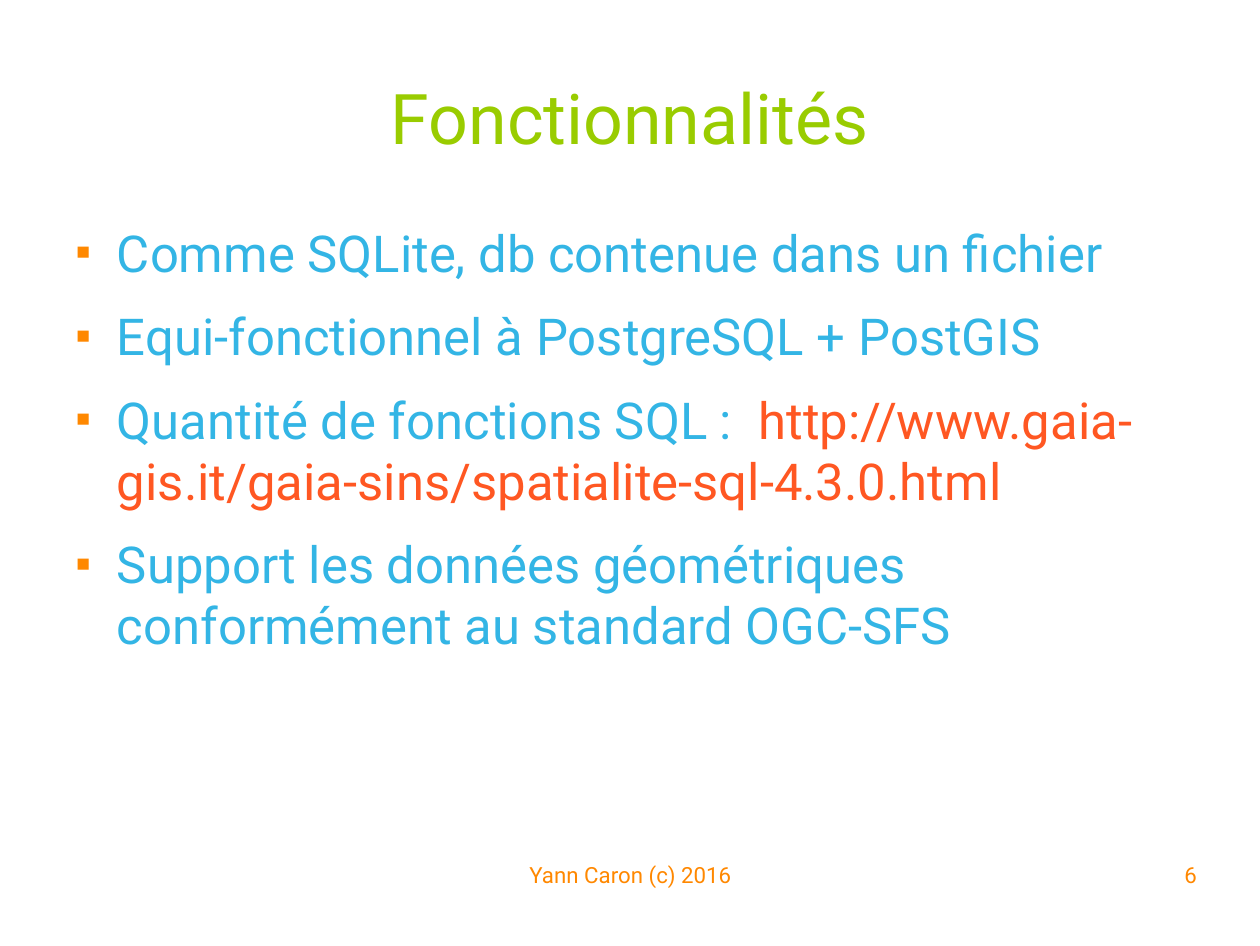
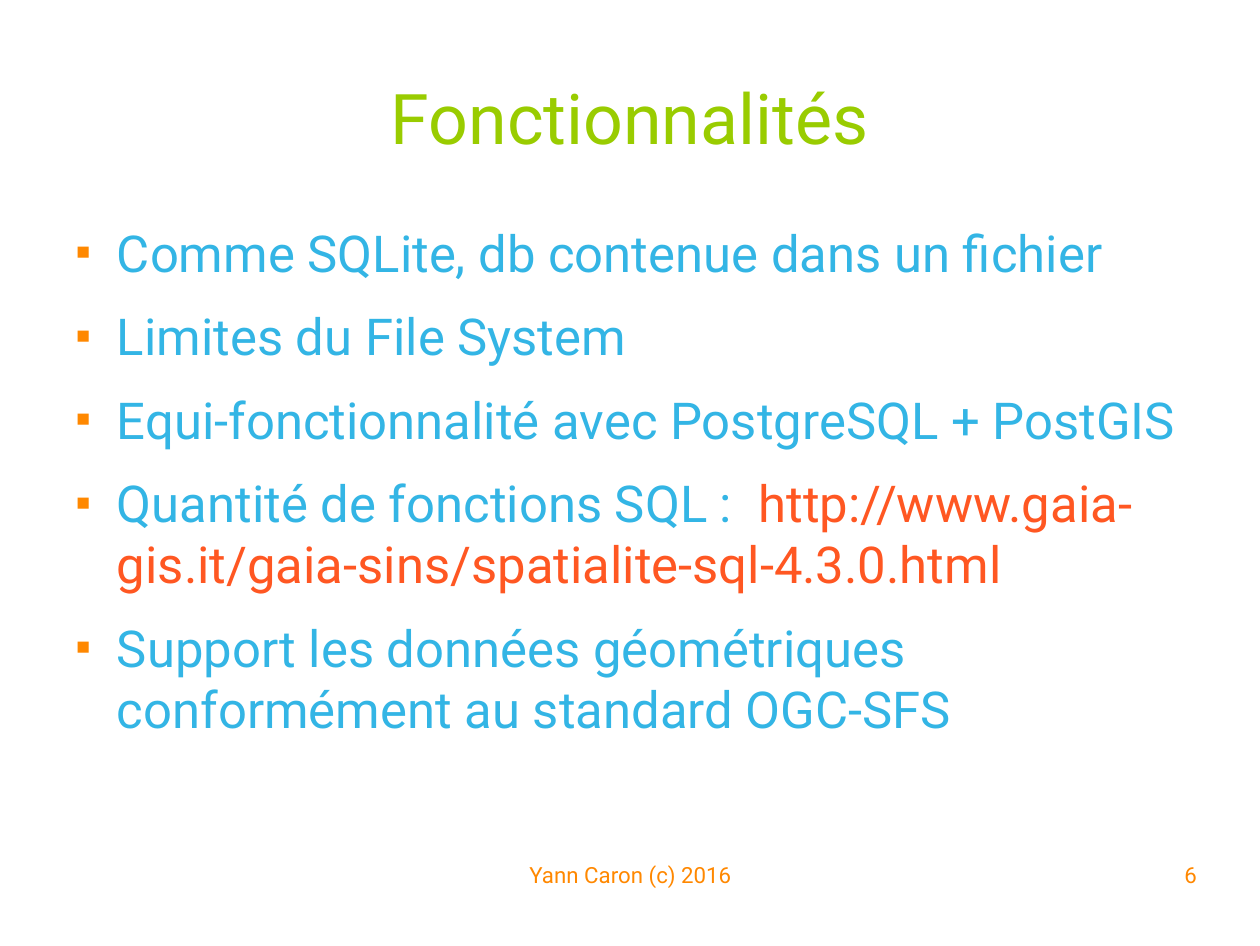
Before and after one commit to YannCaron/Android-ENSG, a slide deck: slide 6 of 10 - Spatialite.odp. Drawn at 1260x946 pixels with LibreOffice and Linux fonts; fonts in the diff are those of the drawing; background and template pictures are left out. Boxes give left, top, right and bottom in pixels: in the first picture for what was removed or moved away, otherwise in the second. Text is boxed around its words. In the diff, an @@ line names an element or a change of style, - is before the commit and + after.

```diff
--- a/10 - Spatialite.odp
+++ b/10 - Spatialite.odp
@@ text at (117, 317, 1174, 450): text changed @@
-■ Equi-fonctionnel à PostgreSQL + PostGIS
+■ Limites du File System
+■ Equi-fonctionnalité avec PostgreSQL + PostGIS
```
Also in this commit, not shown: 19 other slides changed, 4 slides added, 1 slide removed.
